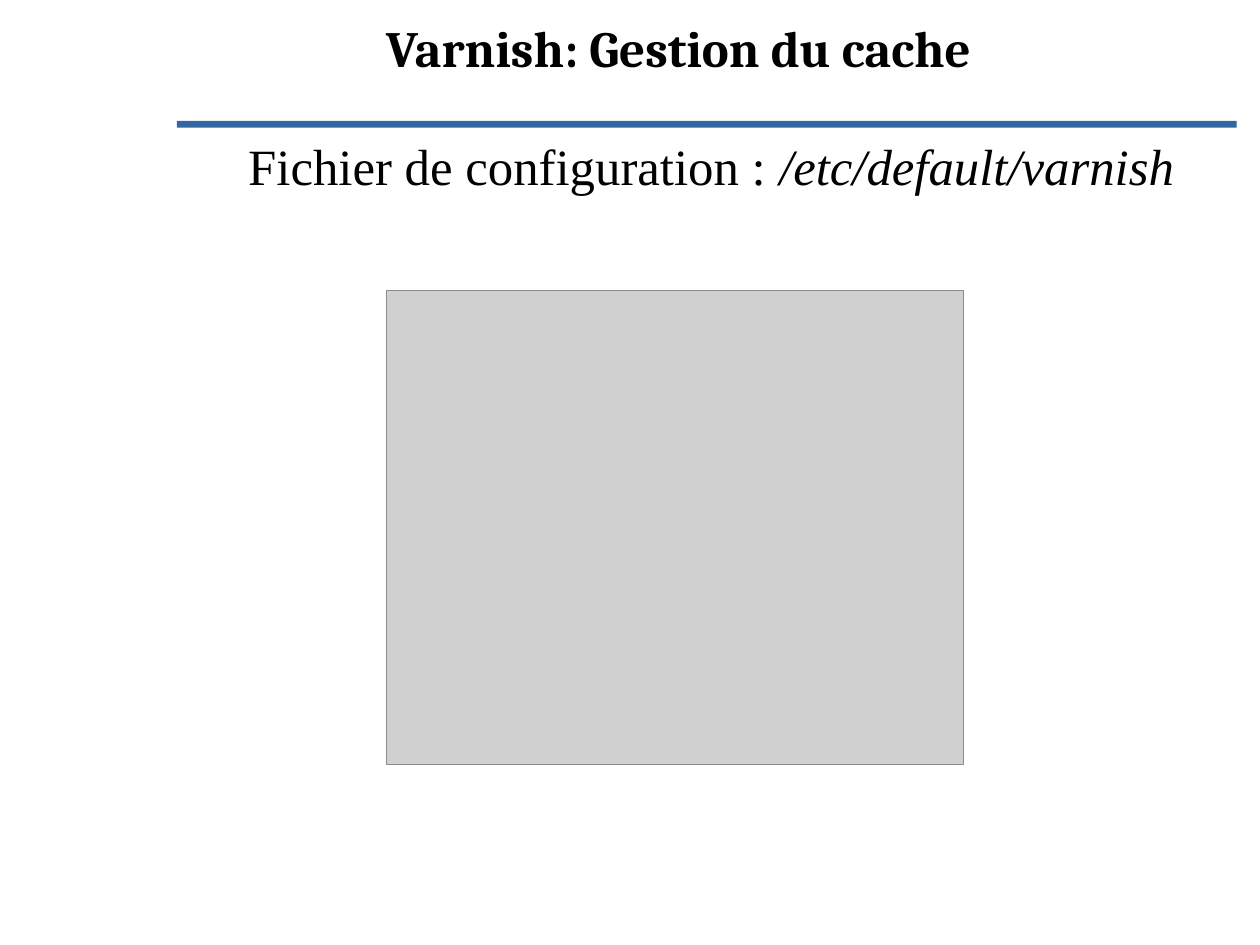
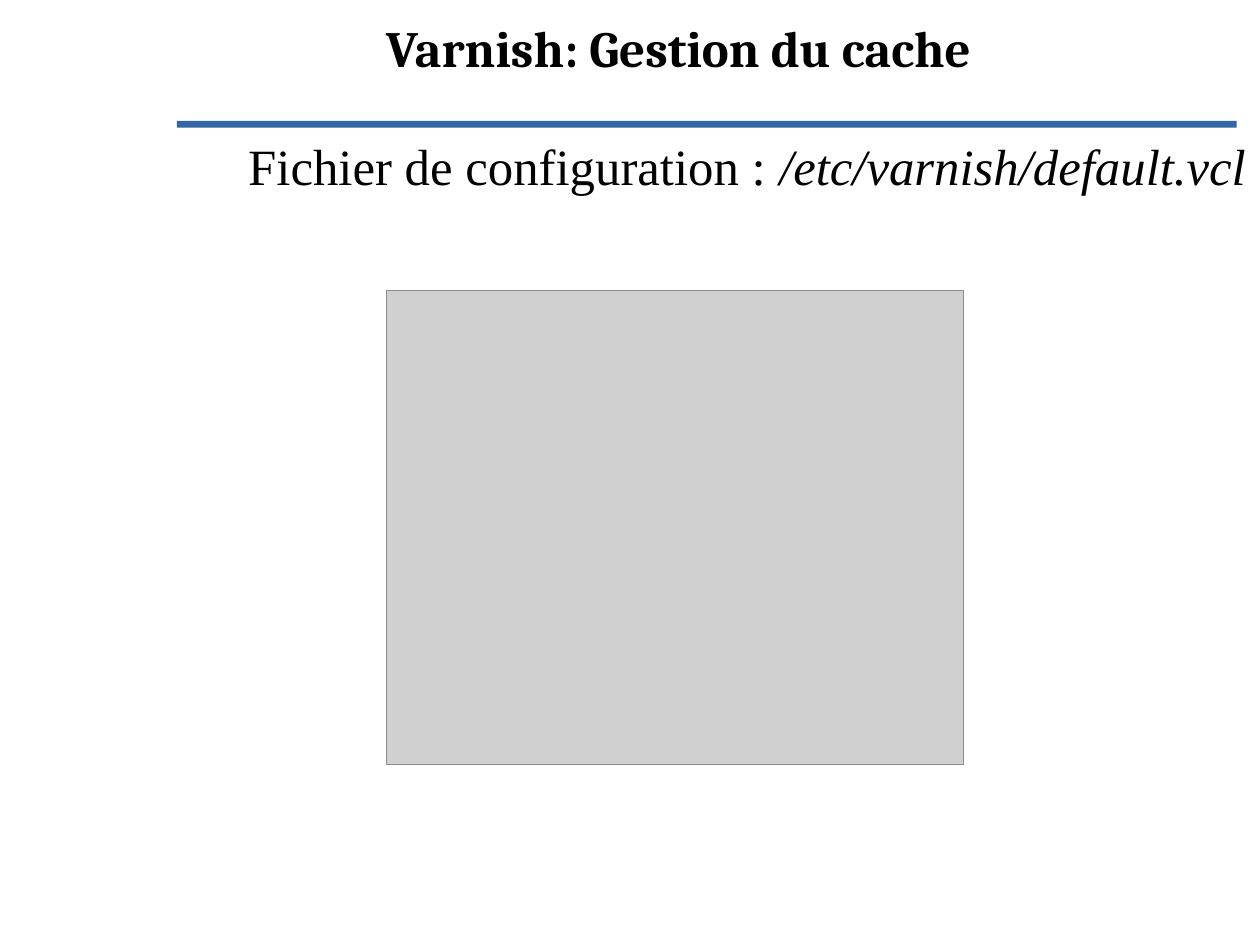
Before and after one commit to Evolix/evoformations, a slide deck: slide 5 of slides/varnish.odp. Drawn at 1260x945 pixels with LibreOffice and Linux fonts; fonts in the diff are those of the drawing; grey boxes stand for pictures; background and template pictures are left out. Boxes give left, top, right and bottom in pixels: in the first picture for what was removed or moved away, otherwise in the second. Text is boxed around its words. In the diff, an @@ line names an element or a change of style, - is before the commit and + after.

Commit message:
Write missing parts in varnish.odp.

```diff
--- a/slides/varnish.odp
+++ b/slides/varnish.odp
@@ subtitle at (248,149,1246,196): text changed; italic on @@
-Fichier de configuration : /etc/default/varnish
+Fichier de configuration : /etc/varnish/default.vcl
```
Also in this commit, not shown: 2 other slides changed, 3 slides added.
